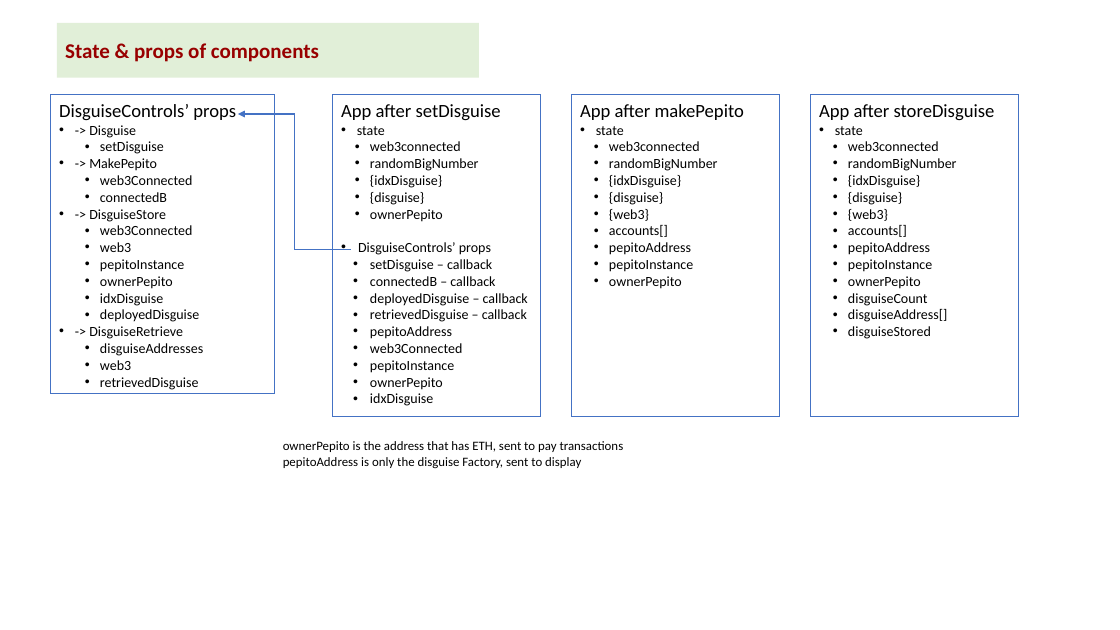
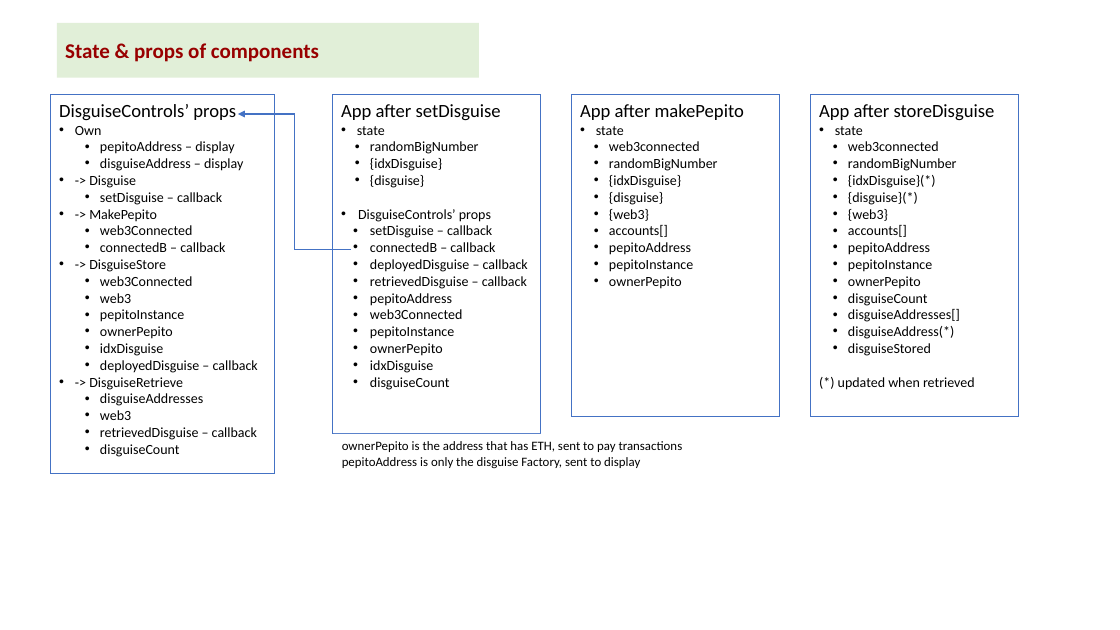
Before and after one commit to kvutien/Project-Machu-Picchu-2020, a slide deck: slide 6 of Pepito/Final Project Design.pptx. Drawn at 1120x630 pixels with LibreOffice and Linux fonts; fonts in the diff are those of the drawing. Boxes give left, top, right and bottom in pixels: in the first picture for what was removed or moved away, otherwise in the second. Text is boxed around its words. In the diff, an @@ line names an element or a change of style, - is before the commit and + after.

Commit message:
disguise retrieve done

```diff
--- a/Pepito/Final Project Design.pptx
+++ b/Pepito/Final Project Design.pptx
@@ rectangle "DisguiseControls’ props": place and size @@
-rectangle "DisguiseControls’ props" at (51,95,276,394)
+rectangle "DisguiseControls’ props" at (51,95,276,474)
@@ rectangle "App after setDisguise": place and size @@
-rectangle "App after setDisguise" at (333,95,541,418)
+rectangle "App after setDisguise" at (333,95,541,434)
@@ text in rectangle at (75,126,243,171): paragraphs added @@
+• Own
+  • pepitoAddress – display
+  • disguiseAddress – display
@@ text in rectangle at (370,141,461,151): paragraph removed @@
-  • web3connected
@@ text in rectangle at (848,175,936,205): text changed @@
-  • {idxDisguise}
-  • {disguise}
+  • {idxDisguise}(*)
+  • {disguise}(*)
@@ text in rectangle at (100,192,222,205): text changed @@
-  • setDisguise
+  • setDisguise – callback
@@ text in rectangle at (370,209,443,222): paragraph removed @@
-  • ownerPepito
@@ text in rectangle at (100,242,225,252): text changed @@
-• connectedB
+• connectedB – callback
@@ text in rectangle at (848,309,960,339): text changed @@
-  • disguiseAddress[]
+  • disguiseAddresses[]
+  • disguiseAddress(*)
@@ text in rectangle at (100,360,258,373): text changed @@
-  • deployedDisguise
+  • deployedDisguise – callback
@@ text in rectangle at (370,377,450,390): paragraph added @@
+  • disguiseCount
@@ text in rectangle at (838,377,975,390): paragraph added @@
+(*) updated when retrieved
@@ text in rectangle at (100,427,257,457): text changed @@
-  • retrievedDisguise
+  • retrievedDisguise – callback
+  • disguiseCount
@@ text "ownerPepito is the address that ...": place and size @@
-text "ownerPepito is the address that ..." at (283,441,624,468)
+text "ownerPepito is the address that ..." at (342,441,683,468)
```
Also in this commit, not shown: 15 other files.
